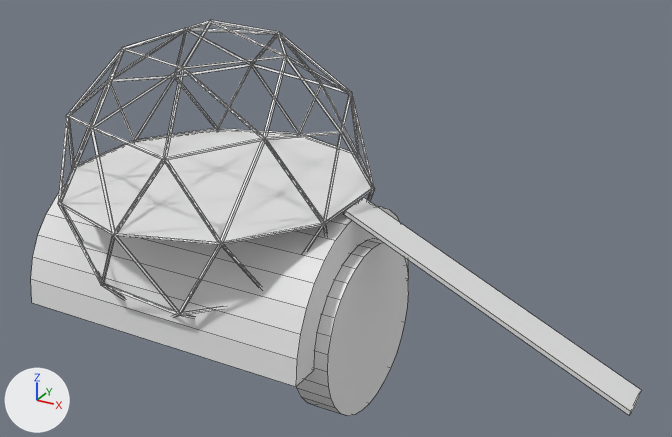
Renders of the Blender file blendertest.blend from each side of a commit.
The view is the same before and after, from a camera (50 mm lens) standing at (25.5, -34.6, 22.5) and looking at (6.4, 0.2, 5.2). The lights are fixed; the arrows at lower left show +X, +Y and +Z. Mesh edges are drawn as thin lines.

In view in the first picture: 'Circle-col', 'Cube-col', 'Cylinder-col', 'Cylinder-noimp', 'Icosphere'.
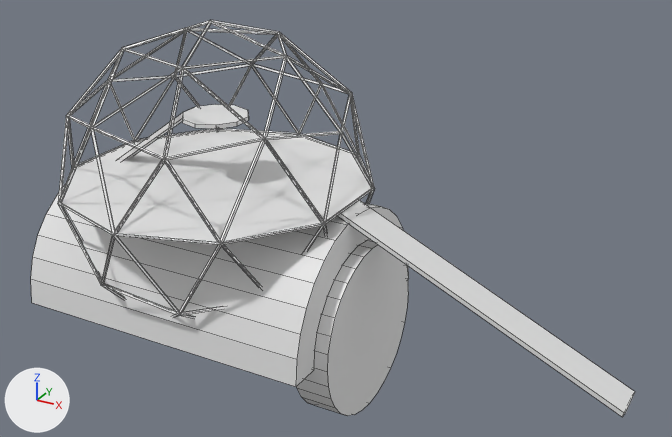
Changed parts and their boxes [x1, y1, x2, y2] in the pictures (672 x 437 px):
'Cube-col', moved: before [344, 197, 641, 415]; after [338, 200, 635, 417]
'Circle-col.001', added: after [182, 104, 249, 129]
'Cube-col.001', added: after [117, 113, 182, 161]

Edits to the bpy script that builds the scene:
```text
Add me_circle_002:
    me_circle_002.from_pydata(...)  # a 10-sided cylinder along z spanning x -1.34..1.34, y -1.41..1.41, z -0.45..-0.27
Change ob_cube_col:
    ob_cube_col.location: (14.06, 0.2, 2.86) -> (13.83, 0.0, 2.82)
Add ob_circle_col_001:
    ob_circle_col_001 = bpy.data.objects.new('Circle-col.001', me_circle_002)
    ob_circle_col_001.location = (0.0, 0.0, 9.59)
    ob_circle_col_001.scale = (1.16, 1.16, 1.16)
Add ob_cube_col_001:
    ob_cube_col_001 = bpy.data.objects.new('Cube-col.001', me_cube_005.copy())  # the mesh of ob_cube_col
    ob_cube_col_001.location = (-3.8, 0.0, 7.54)
    ob_cube_col_001.rotation_euler = (-0.62, 0.0, 1.571)  # degrees (-36, 0, 90)
    ob_cube_col_001.scale = (0.458, 3.15, 0.12)
```
